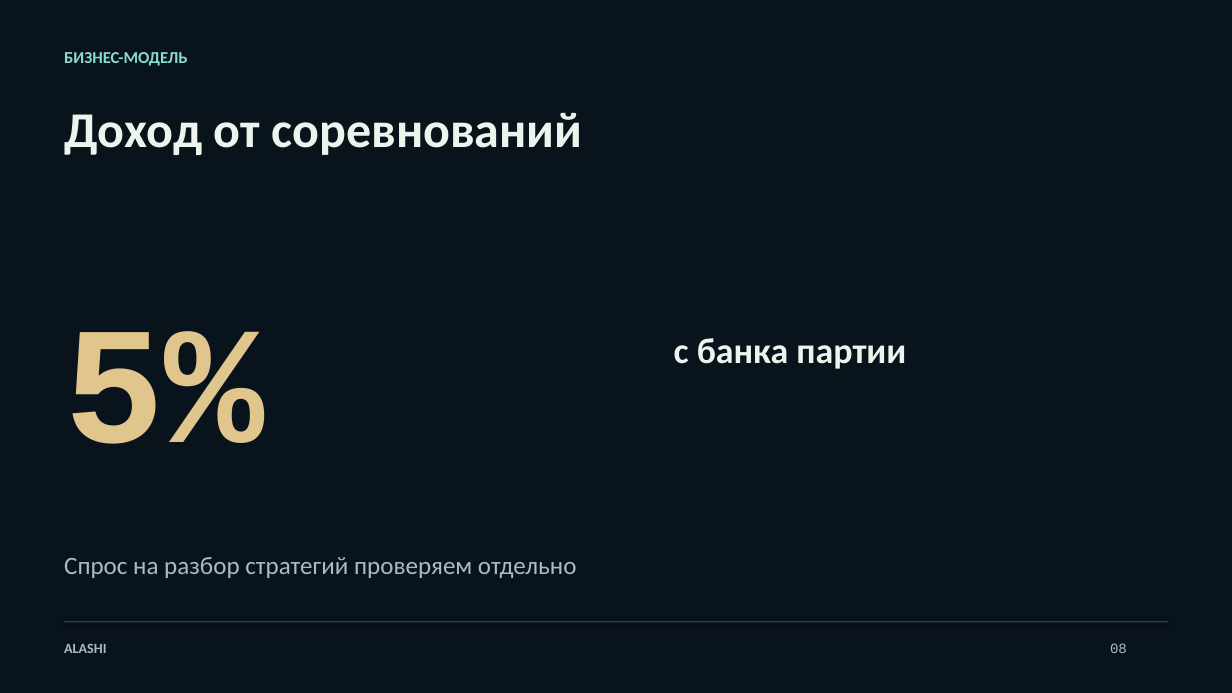
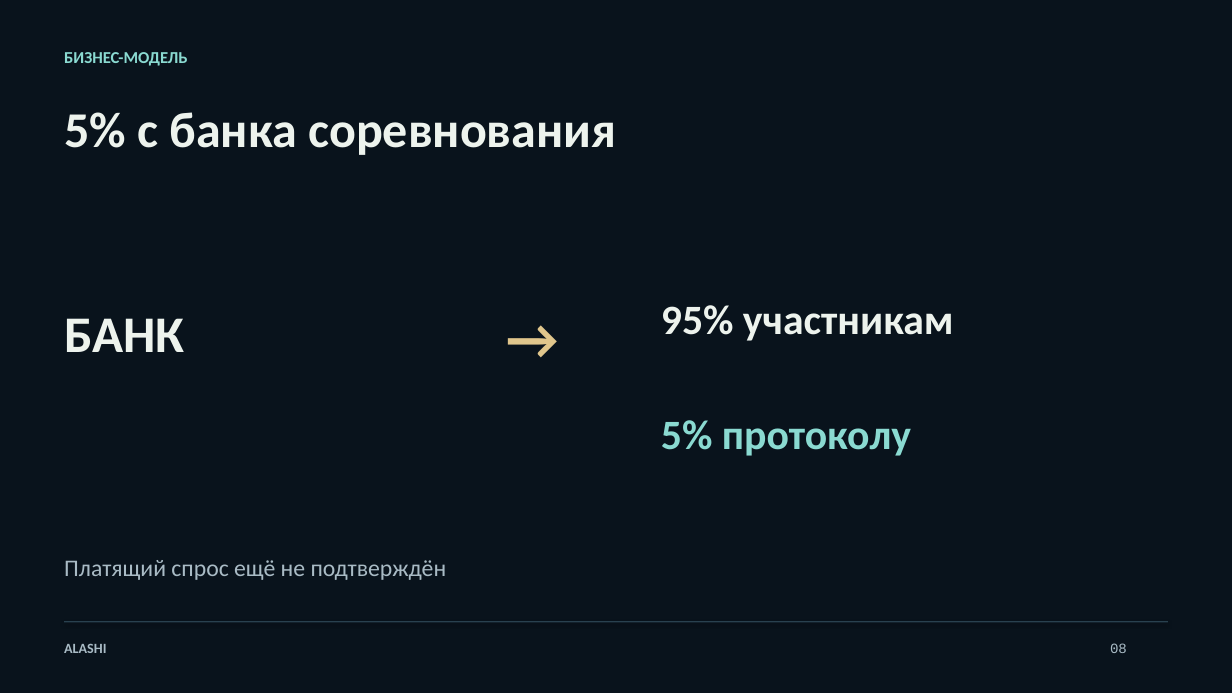
Before and after one commit to Jakisheff/alashi, a slide deck: slide 8 of docs/out/deck.pptx. Drawn at 1232x693 pixels with LibreOffice and Linux fonts; fonts in the diff are those of the drawing. Boxes give left, top, right and bottom in pixels: in the first picture for what was removed or moved away, otherwise in the second. Text is boxed around its words. In the diff, an @@ line names an element or a change of style, - is before the commit and + after.

```diff
--- a/docs/out/deck.pptx
+++ b/docs/out/deck.pptx
@@ text at <box>64,112,616,155</box>: text changed @@
-Доход от соревнований
+5% с банка соревнования
@@ text added at <box>507,297,616,380</box>, 45 pt, text #E0C68C, bold @@
+→
@@ text added at <box>64,318,184,352</box>, 40 pt, text #EDF3ED, bold @@
+БАНК
@@ text added at <box>661,305,954,341</box>, 32.5 pt, text #EDF3ED, bold @@
+95% участникам
@@ text removed at <box>674,338,906,369</box> @@
-с банка партии
@@ text at <box>661,420,911,456</box>: text changed; size 130 to 32.5 pt; font Courier New to Calibri; text colour #E0C68C to #8ADAD1 @@
-5%
+5% протоколу
@@ text at <box>64,560,447,580</box>: text changed; size 19.5 to 18.5 pt @@
-Спрос на разбор стратегий проверяем отдельно
+Платящий спрос ещё не подтверждён
```
Also in this commit, not shown: 5 other slides changed, 4 slides added, 4 slides removed, 23 other files.
